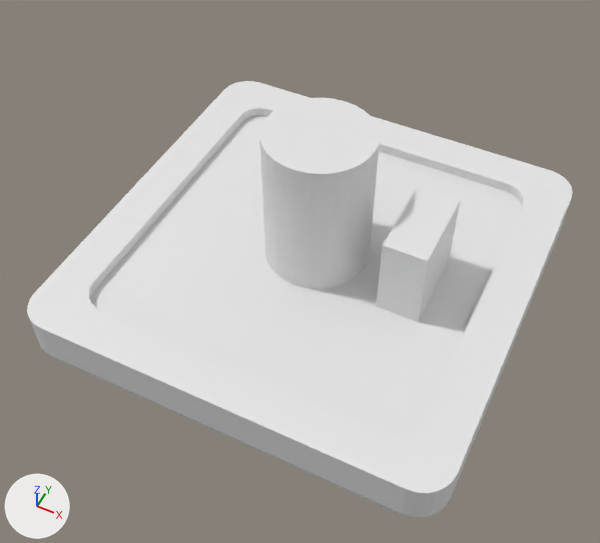
One commit to the Blender file blender/2020_endcap.blend: the scene before it, then after it.
Before and after are seen from a 50 mm lens placed at (2.5, -26.9, 35.0), pointed at (-8.8, -4.2, 6.7). The lights are fixed; the arrows at lower left show +X, +Y and +Z.

The scene before the commit, as lines of its bpy script (objects in view):
```python
me_cube = bpy.data.meshes.new('Cube')
me_cube.from_pydata(...)  # 224 vertices, 172 faces; spans x -19.0..1.0, y -1.0..1.5, z -1.0..19.0
me_cube_003 = bpy.data.meshes.new('Cube.003')
me_cube_003.from_pydata(...)  # a box spanning x -1.0..1.0, y -1.0..3.0, z -2.0..2.0
me_cylinder_001 = bpy.data.meshes.new('Cylinder.001')
me_cylinder_001.from_pydata(...)  # a 32-sided cylinder along z spanning x -2.5..2.5, y -2.5..2.5, z -6.0..1.0
ob_cube = bpy.data.objects.new('Cube', me_cube)
ob_cube.location = (0.0, 7.0, 5.0)
ob_cube.rotation_euler = (1.571, 0.0, 0.0)  # degrees (90, 0, 0)
ob_cube_001 = bpy.data.objects.new('Cube.001', me_cube_003)
ob_cube_001.location = (-4.1, -2.0, 7.0)
ob_cube_001.rotation_euler = (1.571, 0.0, 0.0)  # degrees (90, 0, 0)
ob_cylinder_001 = bpy.data.objects.new('Cylinder.001', me_cylinder_001)
ob_cylinder_001.location = (-9.0, -2.0, 7.0)
ob_cylinder_001.rotation_euler = (3.142, 0.0, 0.0)  # degrees (180, 0, 0)
```
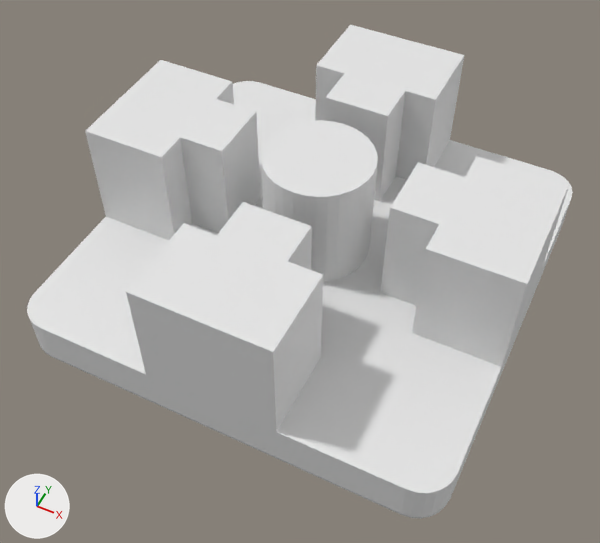
The newer file is also turned or shifted as a whole; pictures and numbers use the older file's frame.

Changed parts and their boxes (x1, y1, x2, y2) in the pictures (600 x 543 px; the box of a moved part takes in the faces that stretch with it):
'Cube.007', added
    after: (126, 223, 323, 432)
'Cube.003', added
    after: (412, 156, 569, 367)
'Cylinder.001', deleted
    before: (260, 98, 380, 289)
'Cube.008', added
    after: (85, 60, 234, 240)
'Cylinder', added
    after: (261, 120, 378, 282)
'Cube.006', added
    after: (315, 25, 464, 180)
'Cube.002', added
    after: (180, 99, 260, 233)
'Cube.001', deleted
    before: (376, 187, 460, 322)
'Cube.004', added
    after: (381, 162, 465, 305)
'Cube.010', added
    after: (325, 74, 405, 202)
'Cube.011', added
    after: (217, 202, 312, 270)
part 1 of me_cube, moved or reshaped
    before: (89, 108, 524, 432)
    after: (89, 108, 468, 432)

The change in detail:
me_cube has 224 vertices, 172 faces and spans x -19.0..1.0, y -1.0..1.5, z -1.0..19.0.
me_cube is used by ob_cube; location (0.0, 7.0, 5.0); rotation (1.571, 0.0, 0.0), in degrees (90, 0, 0).
me_cube part 1: all 28 vertices in x -17.0..-1.0, y 1.0, z 1.0..17.0 are moved by (0.0, 0.5, 0.0).
Mesh me_cylinder_001_1 is new.
It is a 32-sided cylinder along z spanning x -2.5..2.5, y -2.5..2.5, z 2.0..7.27.
Mesh me_cube_018 is new.
It is a box spanning x -1.1..1.0, y -3.6..-0.5, z -6.27..-1.0.
Mesh me_cube_014 is new.
It is a box spanning x -1.0..5.1, y -3.0..1.0, z 3.5..8.77.
Mesh me_cube_012 is new.
It is a box spanning x -1.0..5.1, y -1.0..3.0, z 3.5..8.77.
Mesh me_cube_006 is new.
It is a box spanning x -1.0..5.1, y -3.0..1.0, z 3.5..8.77.
Mesh me_cube_002 is new.
It is a box spanning x -3.0..1.0, y -5.1..1.0, z -6.27..-1.0.
Object 'Cube.001' (ob_cube_001) is deleted.
Object 'Cylinder.001' (ob_cylinder_001) is deleted.
Object 'Cylinder' (ob_cylinder) is new; it shows me_cylinder_001_1.
Its location is (-9.0, -2.0, 4.5).
Object 'Cube.011' (ob_cube_011) is new; it shows me_cube_018.
Its location is (-11.05, -6.9, 12.77).
Its rotation in degrees is (0, 0, 90).
Object 'Cube.010' (ob_cube_010) is new; it shows a copy of me_cube_018.
Its location is (-11.05, 3.0, 12.77).
Its rotation in degrees is (0, 0, 90).
Object 'Cube.002' (ob_cube_002) is new; it shows a copy of me_cube_018.
Its location is (-13.9, 0.05, 12.77).
Object 'Cube.008' (ob_cube_008) is new; it shows me_cube_014.
Its location is (-18.0, -4.05, 3.0).
Its rotation in degrees is (0, 0, 90).
Object 'Cube.007' (ob_cube_007) is new; it shows me_cube_012.
Its location is (-11.05, -11.0, 3.0).
Object 'Cube.006' (ob_cube_006) is new; it shows me_cube_006.
Its location is (-11.05, 7.0, 3.0).
Object 'Cube.004' (ob_cube_004) is new; it shows a copy of me_cube_018.
Its location is (-4.0, 0.05, 12.77).
Object 'Cube.003' (ob_cube_003) is new; it shows me_cube_002.
Its location is (0.0, 0.05, 12.77).
